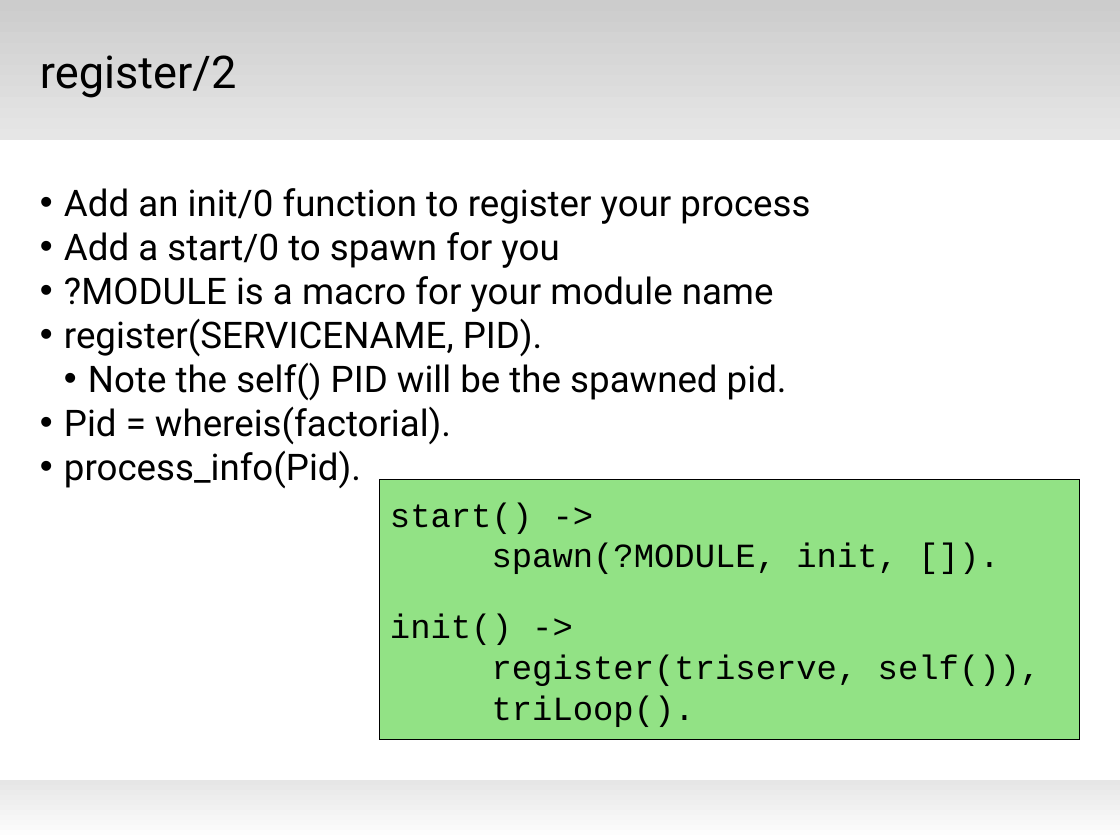
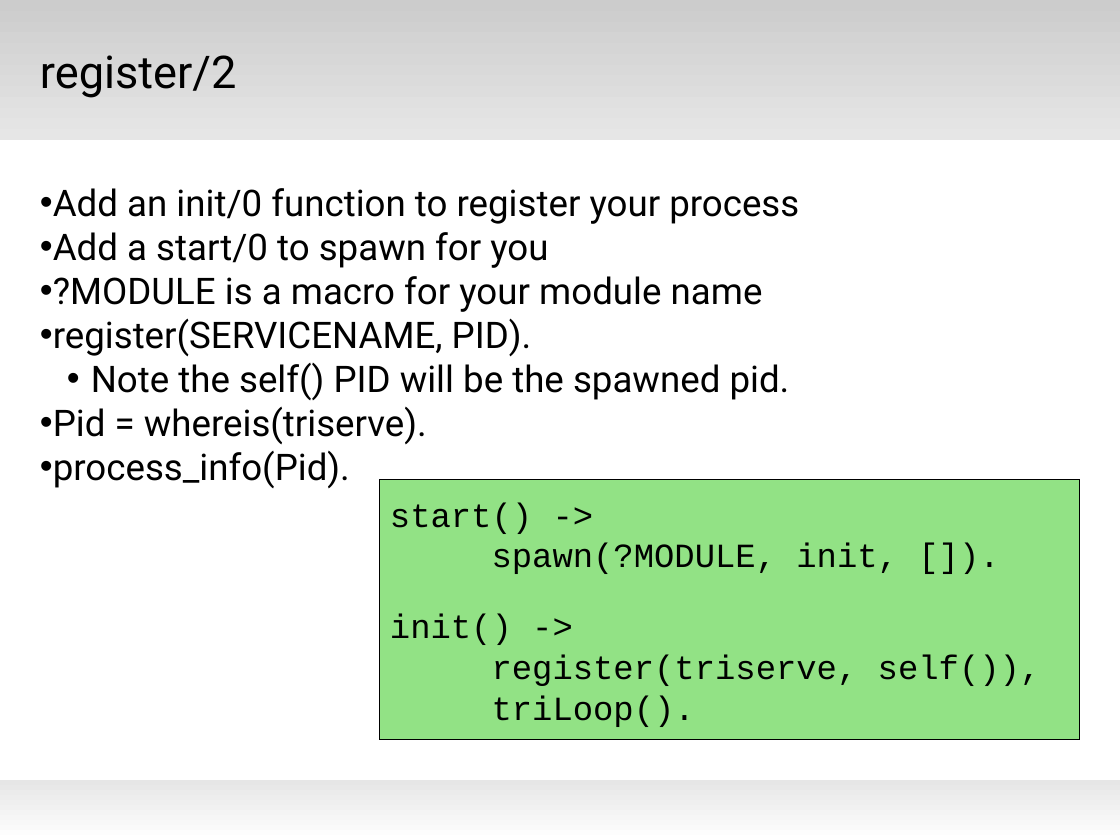
Before and after one commit to AustinElixir/Presentations, a slide deck: slide 19 of Distributed Erlang/Distributed Erlang.pptx (slide 20 before the commit). Drawn at 1120x840 pixels with LibreOffice and Linux fonts; fonts in the diff are those of the drawing; background and template pictures are left out. Boxes give left, top, right and bottom in pixels: in the first picture for what was removed or moved away, otherwise in the second. Text is boxed around its words. In the diff, an @@ line names an element or a change of style, - is before the commit and + after.

```diff
--- a/Distributed Erlang/Distributed Erlang.pptx
+++ b/Distributed Erlang/Distributed Erlang.pptx
@@ text at box(91, 363, 790, 400): indent changed @@
@@ text at box(53, 407, 427, 444): text changed @@
-• Pid = whereis(factorial).
+• Pid = whereis(triserve).
```
Also in this commit, not shown: 15 other slides changed, 1 slide removed.
